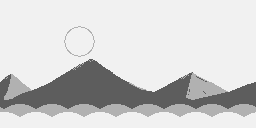
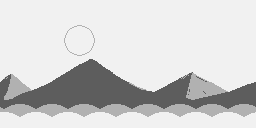
Before/after of a w=256, h=128 layered artwork. What changed in the layer stack:
painted on "Sun" over (64, 25, 95, 57)
painted on "Back" over (73, 61, 91, 70)
